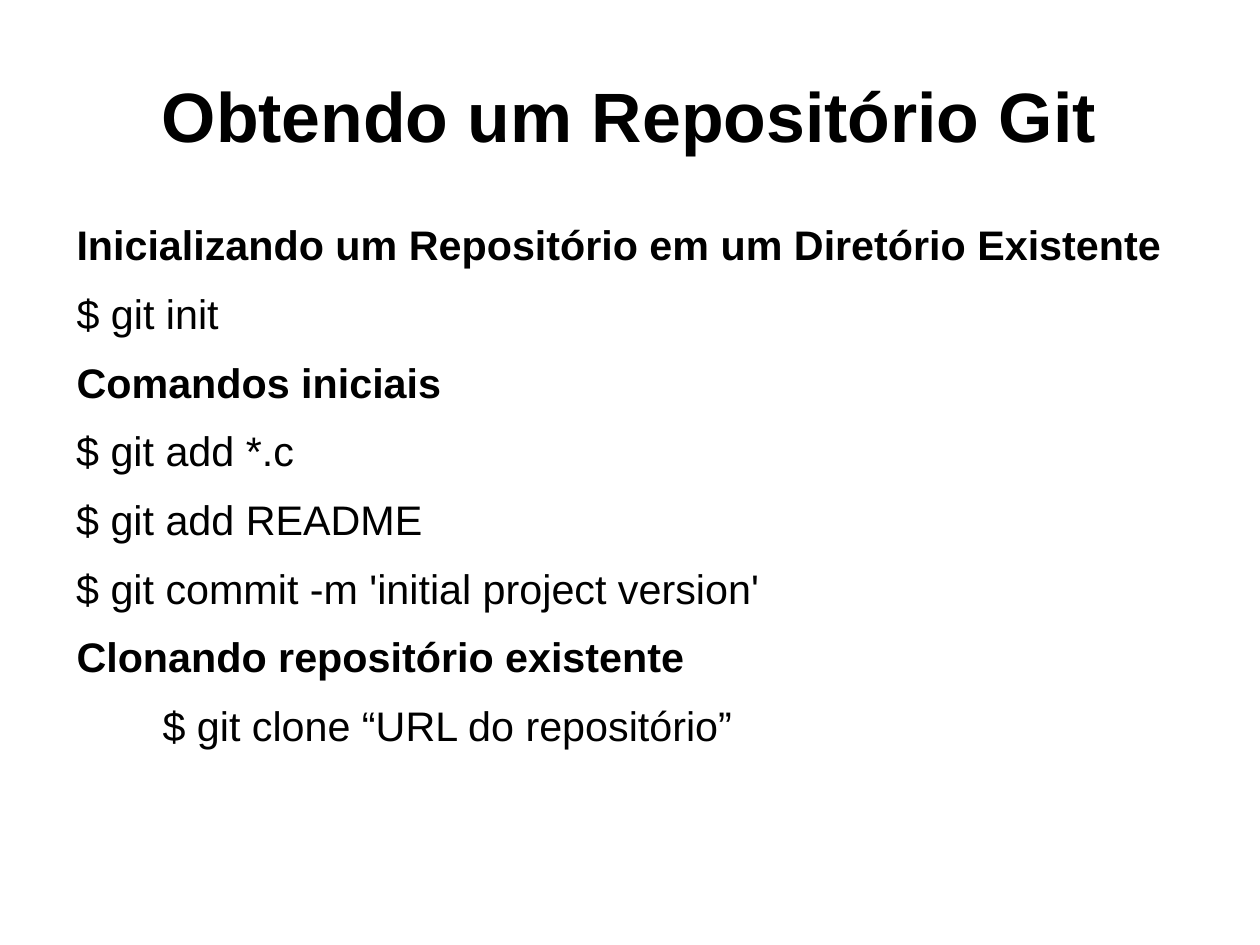
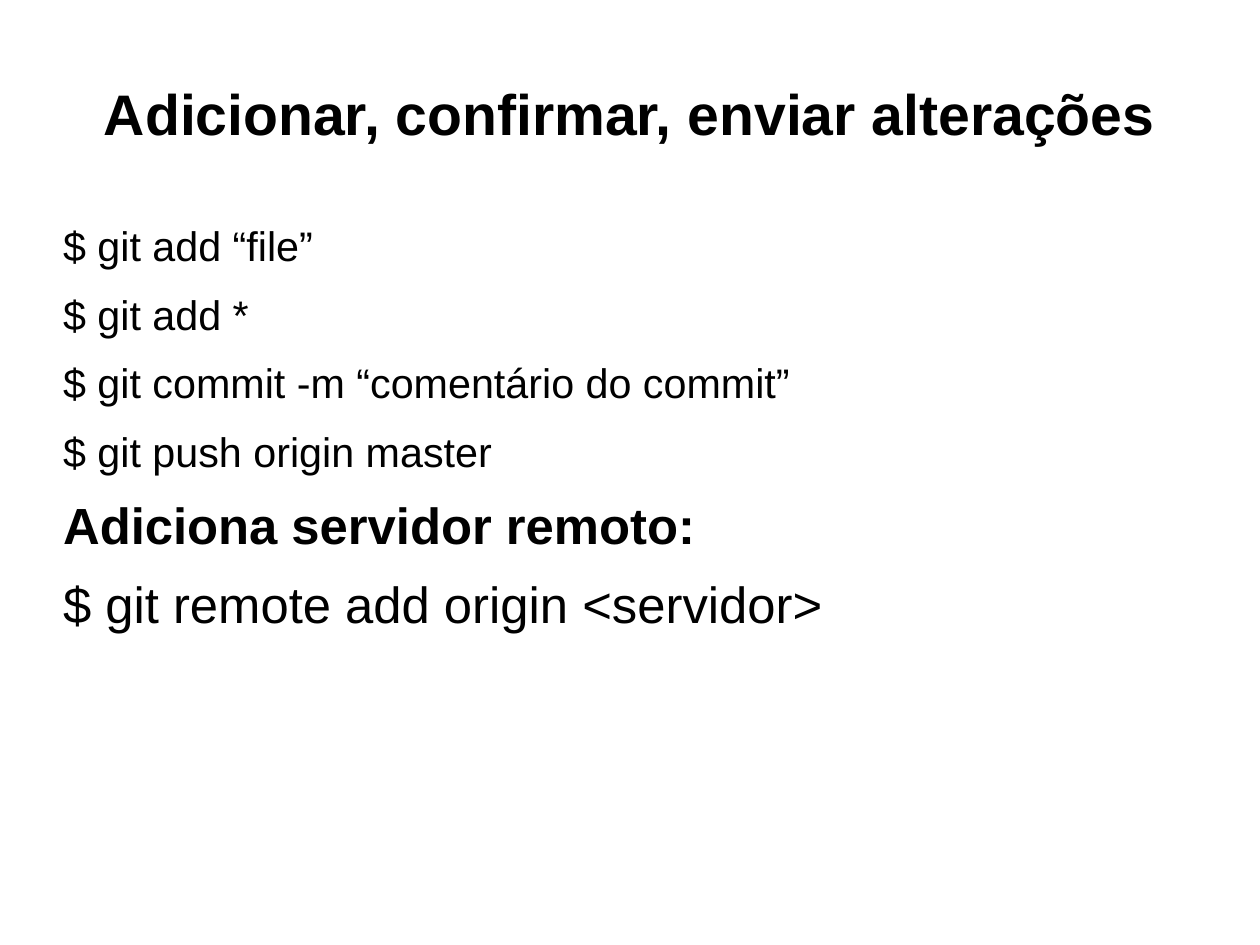
Before and after one commit to fcoedilson/engsoft, a slide deck: slide 20 of apresentacao_git_fa7_eng_soft/apresentacao_git_edilson_fa7.ppt (slide 19 before the commit). Drawn at 1260x945 pixels with LibreOffice and Linux fonts; fonts in the diff are those of the drawing. Boxes give left, top, right and bottom in pixels: in the first picture for what was removed or moved away, otherwise in the second. Text is boxed around its words. In the diff, an @@ line names an element or a change of style, - is before the commit and + after.

```diff
--- a/apresentacao_git_fa7_eng_soft/apresentacao_git_edilson_fa7.ppt
+++ b/apresentacao_git_fa7_eng_soft/apresentacao_git_edilson_fa7.ppt
@@ title at [104,93,1155,146]: text changed; size 44 to 36 pt @@
-Obtendo um Repositório Git
+Adicionar, confirmar, enviar alterações
@@ text at [63,231,822,634]: text changed @@
-Inicializando um Repositório em um Diretório Existente
-$ git init
-Comandos iniciais
-$ git add *.c
-$ git add README
-$ git commit -m 'initial project version'
-Clonando repositório existente
-$ git clone “URL do repositório”
+$ git add “file”
+$ git add *
+$ git commit -m “comentário do commit”
+$ git push origin master
+Adiciona servidor remoto:
+$ git remote add origin <servidor>
```
Also in this commit, not shown: 2 slides added, 3 other files.
